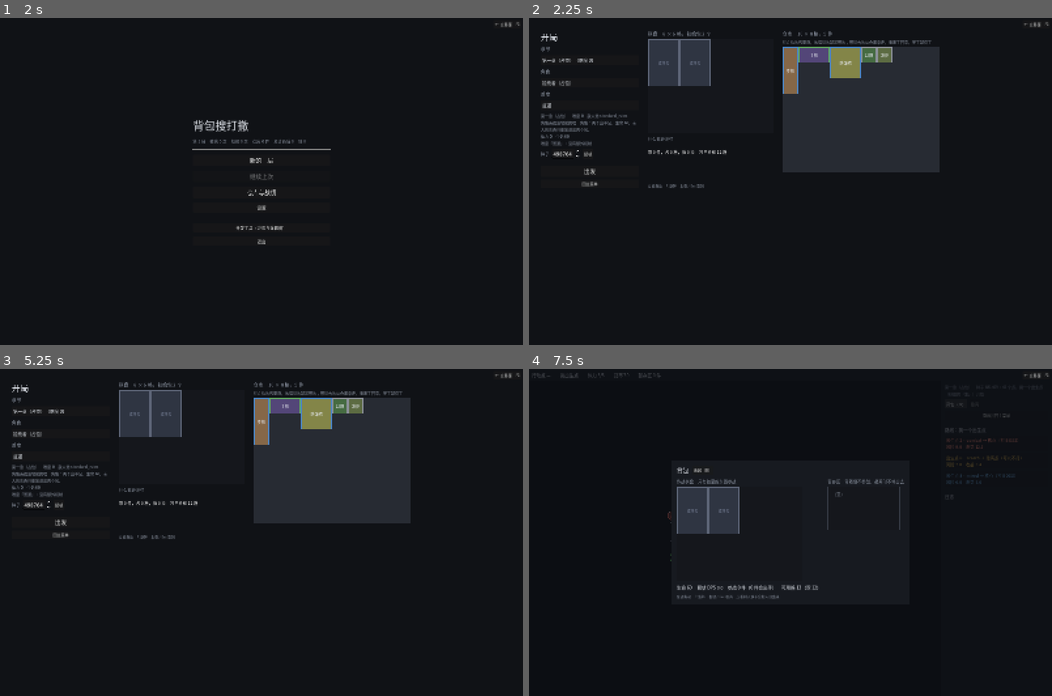
Above: before the commit, frames 1-4 (two rows, left to right).
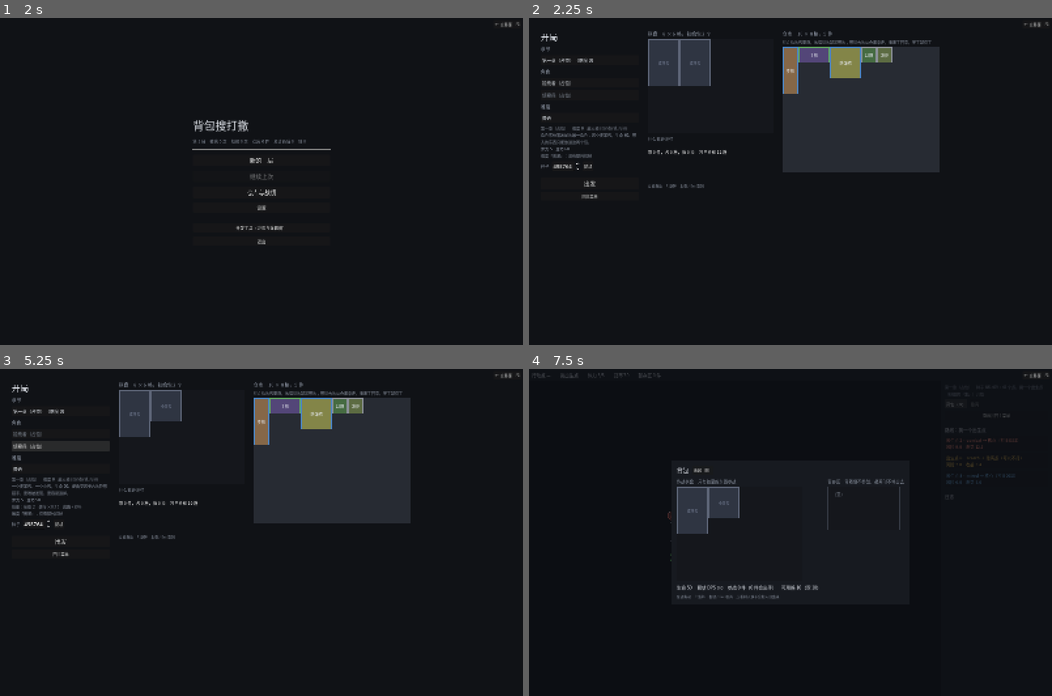
Above: after the commit, the same moments.

Repository: oZlUche/packsoudc
Game: Godot game, scene res://ui/game/game.tscn
Two runs of this game, one before a commit and one after it. Both use one fixed random seed, a clock stepped at 60 frames per second and the inputs below.
Inputs (mouse positions are in pixels of both pictures, inside the frame that each line leads up to):
- Up to frame 1 (2 s): click "← 主界面 F1" at 0.5 s; click "正式游戏" at 1.25 s
- Up to frame 2 (2.25 s): click "新的一局" at 2 s
- Up to frame 3 (5.25 s): click "第一章（占位）（难度 0）" at 2.75 s; click "拾荒者（占位）" at 3.5 s; click "普通" at 4.25 s; click (62, 447) at 5 s, where only the run after the commit has a clickable "侦察兵（占位）"
- Up to frame 4 (7.5 s): click "随机" at 5.75 s; click "出发" at 6.5 s; click "背包（B）" at 7.25 s

Frame 1 is identical in both runs. In frame 2, 1.1% of the frame differs, in the area x 2-21%, y 22-56%; in frame 3, 2.1%, in the area x 2-37%, y 10-58%; in frame 4, 0.3%.

Commit message:
feat(run): 角色技能接口 —— CharacterDef.skills 是一局规则的效果构件，侦察 / 潜行 / 逃跑进 RunContext，猎手系统读（报告 072）
Co-Authored-By: Claude Fable 5.1 <noreply@anthropic.com>

Diff:
--- a/core/authoring/content_importer.gd
+++ b/core/authoring/content_importer.gd
@@ -205,6 +205,12 @@
 	for key in def.base_stats:
 		if not (def.base_stats[key] is float or def.base_stats[key] is int):
 			report.error("base_stats", "'%s' 的值得是数" % key)
+	for i in def.skills.size():
+		var e := def.skills[i] as Effect
+		if e == null:
+			report.error("skills[%d]" % i, "空的技能")
+		elif e.scope() != EffectScope.LOOT and e.scope() != EffectScope.RUN:
+			report.error("skills[%d]" % i, "技能只放掉落或一局规则的效果；战斗效果写进基线或道具")
 	if not ctx.items.is_empty():
 		for i in def.starting_bags.size():
 			var item: ItemDef = ctx.items.get(def.starting_bags[i], null)
--- a/core/battle/effect_registry.gd
+++ b/core/battle/effect_registry.gd
@@ -62,6 +62,9 @@
 	&"extra_searches": "res://core/run/effects/extra_searches.gd",
 	&"shop_price_mult": "res://core/run/effects/shop_price_mult.gd",
 	&"luck_bonus": "res://core/run/effects/luck_bonus.gd",
+	&"scout_range": "res://core/run/effects/scout_range.gd",
+	&"stealth": "res://core/run/effects/stealth.gd",
+	&"flee_bonus": "res://core/run/effects/flee_bonus.gd",
 }
 
 ## 事件层（063）：选项的条件（只读）与后果（做一件事或立一面旗）
--- a/core/run/character_def.gd
+++ b/core/run/character_def.gd
@@ -24,6 +24,8 @@
 @export var carry_max_items: int = -1
 ## 带入的稀有度上限（[ItemDef.rarity]），-1 = 不限
 @export var carry_rarity_cap: int = -1
+## 被动技能（069 第六节）：一局规则的效果构件（侦察、潜行、逃跑……和 buff 同一套），开局编进 RunContext；主动技能以后走事件层
+@export var skills: Array[Effect] = []
 
 
 ## 这个角色的战斗基线：默认值盖上覆盖项。编译器与战斗不认识角色，只认基线（4.2）
@@ -32,6 +34,31 @@
 	for key in base_stats:
 		b.base_stats[StringName(String(key))] = float(base_stats[key])
 	return b
+
+
+func run_effects() -> Array[RunEffect]:
+	var out: Array[RunEffect] = []
+	for e in skills:
+		if e is RunEffect:
+			out.append(e)
+	return out
+
+
+func loot_effects() -> Array[LootEffect]:
+	var out: Array[LootEffect] = []
+	for e in skills:
+		if e is LootEffect:
+			out.append(e)
+	return out
+
+
+## 技能的一句话
+func skills_summary() -> String:
+	var parts: Array[String] = []
+	for e in skills:
+		if e != null and e.has_method("describe") and String(e.call("describe")) != "":
+			parts.append(String(e.call("describe")))
+	return "　".join(parts)
 
 
 ## 带入的东西合不合上限。[param defs] 是要带的（非包）道具定义；返回不合的原因，空串 = 合
--- /dev/null
+++ b/core/run/effects/flee_bonus.gd
@@ -0,0 +1,13 @@
+## 逃跑：从猎手面前逃跑的成功率加这么多（猎手系统读 RunContext.flee_bonus）
+class_name FleeBonus
+extends RunEffect
+
+@export var amount: float = 0.2
+
+
+func modify(ctx: RunContext) -> void:
+	ctx.flee_bonus += amount
+
+
+func describe() -> String:
+	return "逃跑 %+.0f%%" % (amount * 100.0)
--- /dev/null
+++ b/core/run/effects/scout_range.gd
@@ -0,0 +1,13 @@
+## 侦察：隐形的猎手在这么多步以内对你可见（069 第六节的角色技能接口；猎手系统读 RunContext.scout_range）
+class_name ScoutRange
+extends RunEffect
+
+@export var range: float = 2.0
+
+
+func modify(ctx: RunContext) -> void:
+	ctx.scout_range = maxf(ctx.scout_range, range)
+
+
+func describe() -> String:
+	return "侦察 %.0f" % range
--- /dev/null
+++ b/core/run/effects/stealth.gd
@@ -0,0 +1,13 @@
+## 潜行：猎手感知你的距离乘这个倍数（< 1 更难被发现；猎手系统读 RunContext.sense_mult）
+class_name Stealth
+extends RunEffect
+
+@export var mult: float = 0.75
+
+
+func modify(ctx: RunContext) -> void:
+	ctx.sense_mult *= maxf(0.0, mult)
+
+
+func describe() -> String:
+	return "潜行 ×%.2f" % mult
--- a/core/run/game_flow.gd
+++ b/core/run/game_flow.gd
@@ -334,6 +334,7 @@
 		state.install_mechanics()
 	var ch := character_of(state.character_id)
 	if ch != null:
+		state.character = ch
 		state.player_baseline = ch.baseline()
 	elif player_baseline != null:
 		state.player_baseline = player_baseline
--- a/core/run/run_state.gd
+++ b/core/run/run_state.gd
@@ -53,6 +53,8 @@
 var player_baseline: CombatantBaseline = null
 ## 这一局的角色 id（067）；跟着存档，读档后持有方按它找回基线。空 = 没按角色开（老路、测试）
 var character_id: StringName = &""
+## 角色定义（开局给；读档由持有方按 id 找回）。技能编进 buff_context
+var character: CharacterDef = null
 ## 这一局的进阶难度（069）：id 跟着存档，定义由持有方按 id 找回；null = 普通
 var difficulty_id: StringName = &""
 var difficulty: DifficultyDef = null
@@ -130,6 +132,7 @@
 	var board_size := BOARD_SIZE
 	var full_kit := kit.duplicate()
 	if p_character != null:
+		s.character = p_character
 		s.character_id = p_character.id
 		s.player_baseline = p_character.baseline()
 		vitality_max = p_character.vitality_max
@@ -253,9 +256,12 @@
 ## 一局的规则被 buff 改成了什么样（每次算，便宜）
 func buff_context() -> RunContext:
 	var ctx := RunBuffs.context(active_buff_defs())
-	# 进阶难度的数值修饰走同一条路（069）
+	# 进阶难度的数值修饰、角色的被动技能走同一条路（069 / 072）
 	if difficulty != null:
 		for e in difficulty.run_effects():
+			e.modify(ctx)
+	if character != null:
+		for e in character.run_effects():
 			e.modify(ctx)
 	return ctx
 
@@ -349,6 +355,9 @@
 	RunBuffs.apply_loot(active, ctx)
 	if difficulty != null:
 		for e in difficulty.loot_effects():
+			e.modify(ctx)
+	if character != null:
+		for e in character.loot_effects():
 			e.modify(ctx)
 	return ctx
 
--- /dev/null
+++ b/data/authoring/characters/scout.json
@@ -0,0 +1,23 @@
+{
+  "id": "scout",
+  "display_name": "侦察兵（占位）",
+  "description": "一个皮革包、一个小包，生命 50。能看见两步内的隐形猎手，更难被发现，更容易逃掉。",
+  "base_stats": {
+    "max_hp": 50
+  },
+  "starting_bags": [
+    "bag_leather",
+    "bag_small"
+  ],
+  "skills": [
+    {
+      "type": "scout_range"
+    },
+    {
+      "type": "stealth"
+    },
+    {
+      "type": "flee_bonus"
+    }
+  ]
+}
--- a/data/characters/default.tres
+++ b/data/characters/default.tres
@@ -1,9 +1,10 @@
 [gd_resource type="Resource" script_class="CharacterDef" format=3]
 
-[ext_resource type="Script" path="res://core/run/character_def.gd" id="1_dcw1w"]
+[ext_resource type="Script" path="res://core/run/character_def.gd" id="1_irtnf"]
+[ext_resource type="Script" path="res://core/effects/effect.gd" id="2_1wq6o"]
 
 [resource]
-script = ExtResource("1_dcw1w")
+script = ExtResource("1_irtnf")
 id = &"default"
 display_name = "拾荒者（占位）"
 description = "角色系统落地前的唯一角色：两个皮革包，生命 60。带入的东西只能放进这两个包。"
--- /dev/null
+++ b/data/characters/scout.tres
@@ -0,0 +1,27 @@
+[gd_resource type="Resource" script_class="CharacterDef" format=3]
+
+[ext_resource type="Script" path="res://core/run/character_def.gd" id="1_87ct4"]
+[ext_resource type="Script" path="res://core/effects/effect.gd" id="2_le3ij"]
+[ext_resource type="Script" path="res://core/run/effects/scout_range.gd" id="3_afq7e"]
+[ext_resource type="Script" path="res://core/run/effects/stealth.gd" id="4_sdk7l"]
+[ext_resource type="Script" path="res://core/run/effects/flee_bonus.gd" id="5_ojrv2"]
+
+[sub_resource type="Resource" id="Resource_fs5p6"]
+script = ExtResource("3_afq7e")
+
+[sub_resource type="Resource" id="Resource_2ih18"]
+script = ExtResource("4_sdk7l")
+
+[sub_resource type="Resource" id="Resource_gyx4w"]
+script = ExtResource("5_ojrv2")
+
+[resource]
+script = ExtResource("1_87ct4")
+id = &"scout"
+display_name = "侦察兵（占位）"
+description = "一个皮革包、一个小包，生命 50。能看见两步内的隐形猎手，更难被发现，更容易逃掉。"
+base_stats = {
+"max_hp": 50
+}
+starting_bags = Array[StringName]([&"bag_leather", &"bag_small"])
+skills = Array[ExtResource("2_le3ij")]([SubResource("Resource_fs5p6"), SubResource("Resource_2ih18"), SubResource("Resource_gyx4w")])
--- a/tests/run_tests.gd
+++ b/tests/run_tests.gd
@@ -72,6 +72,7 @@
 	preload("res://tests/test_search_reveal.gd"),
 	preload("res://tests/test_difficulty.gd"),
 	preload("res://tests/test_hunters.gd"),
+	preload("res://tests/test_character_skills.gd"),
 ]
 
 
--- /dev/null
+++ b/tests/test_character_skills.gd
@@ -0,0 +1,201 @@
+## 角色技能接口（069 第 3 步，报告 072）：技能是一局规则的效果构件，编进 RunContext，猎手系统读它。
+## 期望从数据推：角色文件里的技能往上下文加多少，就断言多少。
+extends RefCounted
+
+const SAVE := "user://test_skills_run.json"
+const META := "user://test_skills_meta.json"
+
+
+class Content:
+	extends RefCounted
+	var items: ItemDatabase
+	var enemies: EnemyDatabase
+	var sets: SetDatabase
+	var chapter: ChapterDef
+	var characters: Array[CharacterDef]
+	var hunter_defs: Dictionary
+
+
+static func _content() -> Content:
+	var c := Content.new()
+	c.items = ItemDatabase.new()
+	c.items.load_dir()
+	c.enemies = EnemyDatabase.new()
+	c.enemies.load_all()
+	c.sets = SetDatabase.new()
+	c.sets.load_dir()
+	c.chapter = load(ContentPaths.asset_file("chapters", "chapter_01"))
+	c.characters = GameFlow.load_characters()
+	c.hunter_defs = GameFlow.load_hunters()
+	return c
+
+
+static func _cleanup() -> void:
+	for p in [SAVE, META]:
+		if FileAccess.file_exists(p):
+			DirAccess.remove_absolute(p)
+
+
+## 有技能的第一个角色；没有返回 null
+static func _skilled(c: Content) -> CharacterDef:
+	for ch in c.characters:
+		if not ch.skills.is_empty():
+			return ch
+	return null
+
+
+## 角色的技能单独编出来的上下文（期望值）
+static func _expected(ch: CharacterDef) -> RunContext:
+	var ctx := RunContext.new()
+	for e in ch.run_effects():
+		e.modify(ctx)
+	return ctx
+
+
+static func _start(c: Content, ch: CharacterDef, diff: DifficultyDef = null, defs: Dictionary = {}) -> RunState:
+	for seed in range(1, 40):
+		var s := RunState.start(c.chapter, seed, c.items, c.enemies, c.sets, [] as Array[StringName], {}, [] as Array[StringName], ch, [], diff, defs)
+		if s != null:
+			s.pick_spawn(s.map.entry_ids[0])
+			return s
+	return null
+
+
+static func run_pipeline_and_context(t: TestCase) -> void:
+	t.begin("技能 · 是一局规则的效果构件：往返、校验、三个构件各加各的数、编进 RunContext")
+	var c := _content()
+	var ctx0 := RunContext.new()
+	t.eq([ctx0.scout_range, ctx0.sense_mult, ctx0.flee_bonus], [0.0, 1.0, 0.0], "上下文默认：不侦察、感知 ×1、逃跑 +0")
+	var sample := {"id": "probe", "starting_bags": ["bag_leather"],
+		"skills": [{"type": "scout_range", "range": 3.0}, {"type": "stealth", "mult": 0.5}, {"type": "flee_bonus", "amount": 0.25}]}
+	var report := ImportReport.new()
+	var def := ContentImporter.import_character(sample, ContentImporter.Context.new(), report)
+	t.check(report.ok(), "带技能的角色导入没有错：%s" % report.to_text())
+	var text := ContentExporter.to_json(ContentExporter.export_character(def))
+	var back := ContentImporter.import_character(JSON.parse_string(text), ContentImporter.Context.new(), ImportReport.new())
+	t.eq(ContentExporter.to_json(ContentExporter.export_character(back)), text, "导出 → 导入 → 再导出逐字节相同")
+	t.eq(back.skills.size(), 3, "三个技能")
+	var ctx := _expected(back)
+	t.eq([ctx.scout_range, ctx.sense_mult, ctx.flee_bonus], [3.0, 0.5, 0.25], "侦察 3、感知 ×0.5、逃跑 +0.25")
+	t.check(back.skills_summary().contains("侦察") and back.skills_summary().contains("潜行") and back.skills_summary().contains("逃跑"), "summary：%s" % back.skills_summary())
+	# 两个侦察取大、两个潜行相乘、两个逃跑相加
+	var twice := CharacterDef.new()
+	for e in back.skills:
+		twice.skills.append(e)
+		twice.skills.append(e)
+	var ctx2 := _expected(twice)
+	t.eq([ctx2.scout_range, ctx2.sense_mult, ctx2.flee_bonus], [3.0, 0.25, 0.5], "叠加规则：侦察取大、潜行相乘、逃跑相加")
+
+	var combat_type: StringName = EffectRegistry.COMBAT_EFFECTS.keys()[0]
+	var bad := ImportReport.new()
+	ContentImporter.import_character({"id": "x", "starting_bags": ["bag_leather"], "skills": [{"type": String(combat_type)}]}, ContentImporter.Context.new(), bad)
+	t.check(not bad.ok(), "战斗效果不能当技能（%s）" % combat_type)
+	var bad2 := ImportReport.new()
+	ContentImporter.import_character({"id": "x", "starting_bags": ["bag_leather"], "skills": [{"type": "no_such_skill"}]}, ContentImporter.Context.new(), bad2)
+	t.check(not bad2.ok(), "认不得的技能报错")
+
+	var ch := _skilled(c)
+	t.not_null(ch, "作者数据里有一个带技能的角色")
+	if ch == null:
+		return
+	var s := _start(c, ch)
+	t.not_null(s, "按它开局")
+	if s == null:
+		return
+	var want := _expected(ch)
+	var got := s.buff_context()
+	t.eq([got.scout_range, got.sense_mult, got.flee_bonus], [want.scout_range, want.sense_mult, want.flee_bonus], "一局的上下文里就是角色技能加的数")
+	var plain := _start(c, c.characters[0] if c.characters[0].skills.is_empty() else null)
+	if plain != null:
+		var g0 := plain.buff_context()
+		t.eq([g0.scout_range, g0.sense_mult, g0.flee_bonus], [0.0, 1.0, 0.0], "没技能的角色：默认")
+
+
+static func run_hunters_read_it(t: TestCase) -> void:
+	t.begin("技能 · 猎手系统读上下文：侦察看见隐形的、潜行缩短感知、逃跑加成进成功率")
+	var c := _content()
+	var ch := _skilled(c)
+	var hid: Array = c.hunter_defs.keys()
+	hid.sort()
+	if ch == null or hid.is_empty():
+		t.check(false, "缺角色或猎手")
+		return
+	var want := _expected(ch)
+	# 一个隐形猎手的副本，感知 4、逃跑 0.9
+	var defs := {}
+	var hdef: HunterDef = (c.hunter_defs[hid[0]] as HunterDef).duplicate(true)
+	hdef.visibility = HunterDef.Visibility.HIDDEN
+	hdef.sense_range = 4.0
+	hdef.flee_chance = 0.9
+	hdef.flee_cooldown = 3
+	defs[hdef.id] = hdef
+	var diff := DifficultyDef.new()
+	diff.id = &"probe"
+	var m := HunterMechanic.new()
+	m.hunter_ids = [hdef.id] as Array[StringName]
+	m.spawn_min_distance = 0.0
+	diff.mechanics.append(m)
+	var s := _start(c, ch, diff, defs)
+	t.not_null(s, "开局")
+	if s == null:
+		return
+	s.step_to(s.travel.available_moves()[0])
+	var sys := s.hunters
+	var h: Hunter = sys.alive()[0]
+	t.eq(sys.sense_range(h), hdef.sense_range * want.sense_mult, "感知距离 = 定义 × 潜行倍率（%.2f）" % want.sense_mult)
+	# 侦察：把它放到侦察距离内 → 隐形的也看得见；放远 → 看不见
+	var near := -1
+	var far := -1
+	for id in s.map.node_ids():
+		var d := sys.metric.distance(id, s.travel.current_id)
+		if id != s.travel.current_id and d <= want.scout_range and near < 0:
+			near = id
+		if d > want.scout_range and far < 0:
+			far = id
+	if want.scout_range > 0.0 and near >= 0:
+		h.node_id = near
+		t.check(sys.visible_hunters().has(h), "隐形猎手在侦察距离（%.0f）内看得见" % want.scout_range)
+	if far >= 0:
+		h.node_id = far
+		t.check(not sys.visible_hunters().has(h), "侦察距离外看不见")
+	# 逃跑：0.9 + 加成 ≥ 1 → 必逃掉
+	h.node_id = s.travel.current_id
+	h.cooldown = 0
+	t.check(sys.check_engagement(), "遭遇")
+	var ev := s.events.pending_event()
+	var chance := clampf(hdef.flee_chance + want.flee_bonus, 0.0, 1.0)
+	t.check(ev.options.size() == 2 and ev.options[1].label.contains("%.0f%%" % (chance * 100.0)), "逃跑选项写着加成后的几率：%s" % ev.options[1].label)
+	var fights: Array = []
+	s.events.battle_finished.connect(func(_n: MapNode, _r: BattleResult, _w: bool): fights.append(true))
+	t.check(s.events.choose(1), "选逃跑")
+	if chance >= 1.0:
+		t.eq(fights.size(), 0, "成功率封顶 1：必逃掉")
+		t.eq(h.cooldown, hdef.flee_cooldown, "它歇 %d 步" % hdef.flee_cooldown)
+	else:
+		t.check(true, "（加成没到 1，随机）")
+
+	# 读档：持有方按 id 找回角色，技能还在上下文里
+	_cleanup()
+	var f := GameFlow.new(c.items, c.enemies, c.sets, MetaState.new())
+	f.chapters = [c.chapter] as Array[ChapterDef]
+	f.characters = c.characters
+	f.save_path = SAVE
+	f.meta_path = META
+	var run: RunState = null
+	for seed in range(1, 40):
+		run = f.begin(c.chapter, null, seed, [] as Array[int], ch, [])
+		if run != null:
+			break
+	if run != null:
+		f.pick_spawn(run.map.entry_ids[0])
+		t.check(f.save(), "存档")
+		var f2 := GameFlow.new(c.items, c.enemies, c.sets, MetaState.new())
+		f2.chapters = [c.chapter] as Array[ChapterDef]
+		f2.characters = c.characters
+		f2.save_path = SAVE
+		f2.meta_path = META
+		t.check(f2.continue_run(), "读档")
+		t.eq(f2.run.character, ch, "找回了角色定义")
+		var g := f2.run.buff_context()
+		t.eq([g.scout_range, g.sense_mult, g.flee_bonus], [want.scout_range, want.sense_mult, want.flee_bonus], "读档后技能还在上下文里")
+	_cleanup()
--- a/ui/game/setup_screen.gd
+++ b/ui/game/setup_screen.gd
@@ -318,6 +318,8 @@
 			if ch.carry_rarity_cap >= 0:
 				caps.append("稀有度不超过 %d" % ch.carry_rarity_cap)
 			lines.append("　".join(caps))
+			if ch.skills_summary() != "":
+				lines.append("技能：" + ch.skills_summary())
 		var d := difficulty()
 		if d != null:
 			lines.append("难度「%s」：%s" % [d.display_name, d.summary()])
Not shown, added: core/run/effects/flee_bonus.gd.uid
Not shown, added: core/run/effects/scout_range.gd.uid
Not shown, added: core/run/effects/stealth.gd.uid
Not shown, added: tests/test_character_skills.gd.uid
Not shown, changed: docs/architecture.md
Not shown, added: docs/reports/072-character-skills.md
Not shown, changed: docs/status.md
